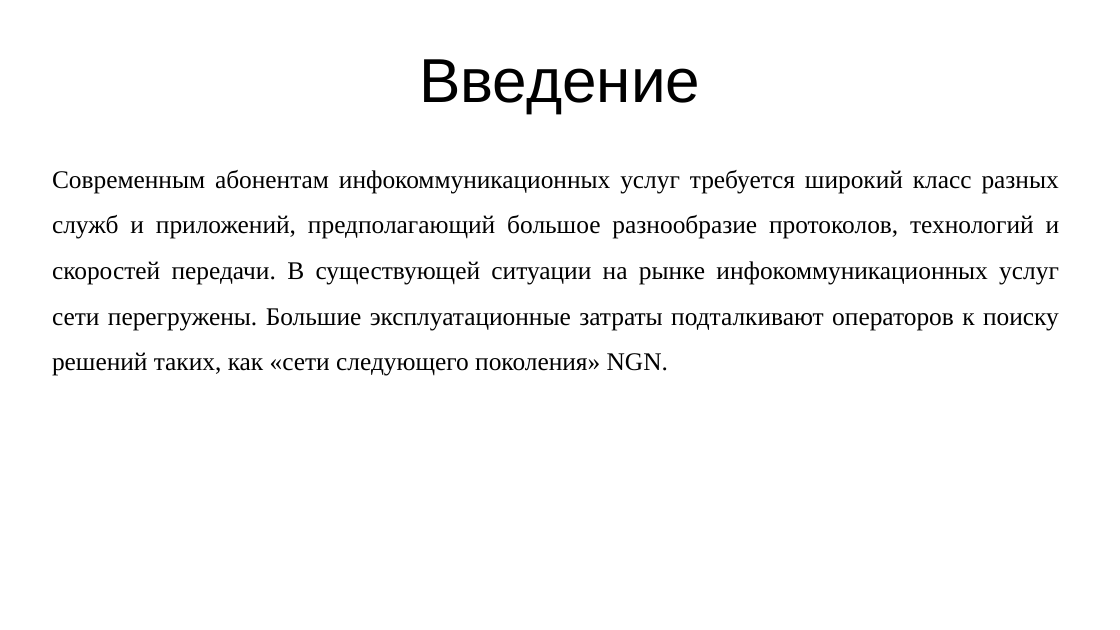
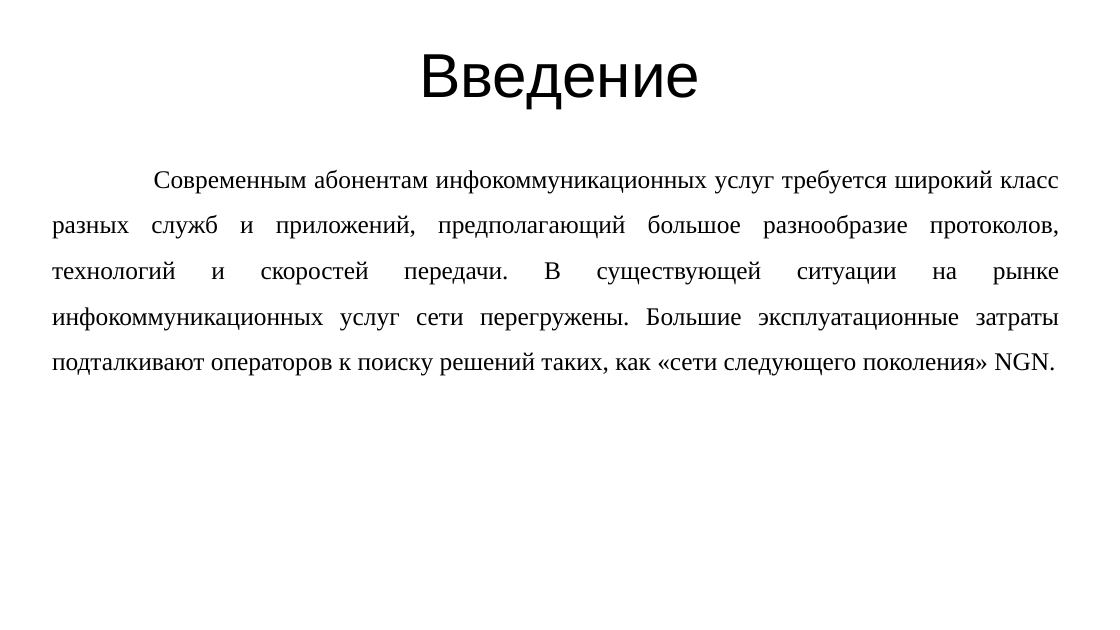
Before and after one commit to RAdKuzur/ASTU, a slide deck: slide 2 of Реферат Сети и телекоммуникации/Презентация реферат.pptx. Drawn at 1120x630 pixels with LibreOffice and Linux fonts; fonts in the diff are those of the drawing. Boxes give left, top, right and bottom in pixels: in the first picture for what was removed or moved away, otherwise in the second. Text is boxed around its words. In the diff, an @@ line names an element or a change of style, - is before the commit and + after.

```diff
--- a/Реферат Сети и телекоммуникации/Презентация реферат.pptx
+++ b/Реферат Сети и телекоммуникации/Презентация реферат.pptx
@@ title "Введение" at (419,54,700,109): line spacing 1 to 0.9 @@
@@ text "Современным абонентам инфокоммуникационных услуг требуется ..." at (52,170,1059,376): indent changed; more space between paragraphs @@
```
Also in this commit, not shown: 9 other slides changed, 1 slide added, 2 other files.
